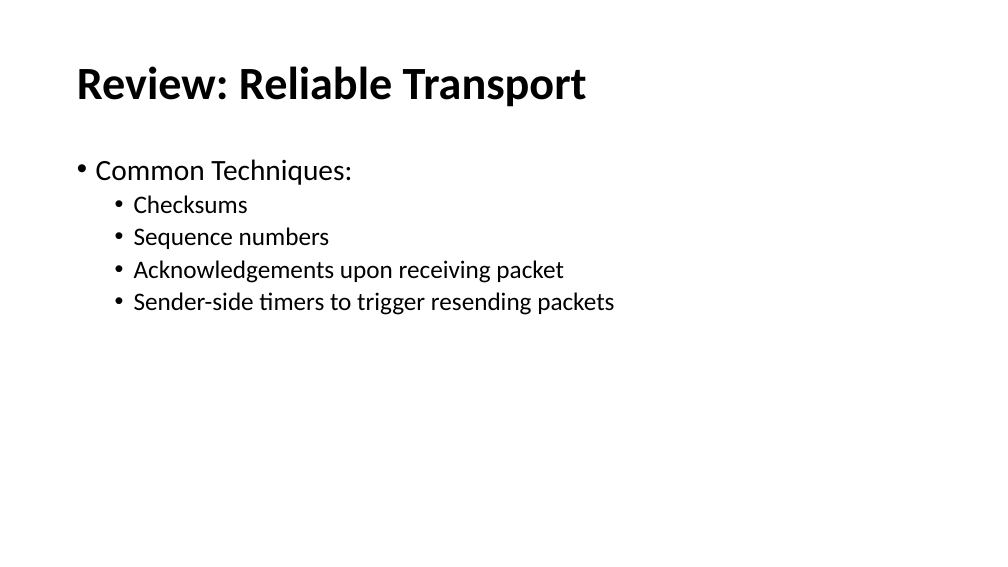
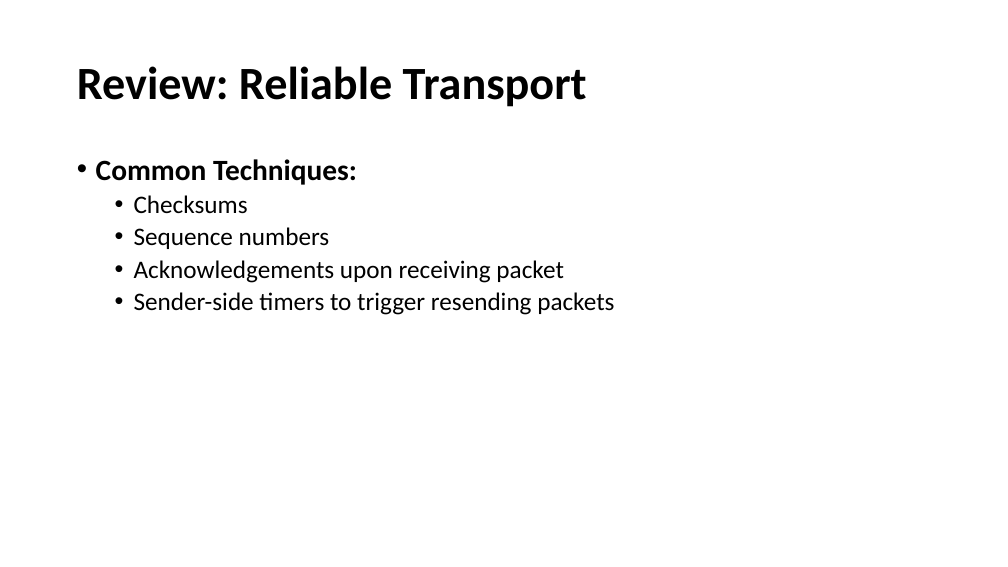
Before and after one commit to henryhxu/CSCI4430-ESTR4120, a slide deck: slide 12 of tutorial/T05/tut05.pptx. Drawn at 1008x567 pixels with LibreOffice and Linux fonts; fonts in the diff are those of the drawing. Boxes give left, top, right and bottom in pixels: in the first picture for what was removed or moved away, otherwise in the second. Text is boxed around its words. In the diff, an @@ line names an element or a change of style, - is before the commit and + after.

```diff
--- a/tutorial/T05/tut05.pptx
+++ b/tutorial/T05/tut05.pptx
@@ text at [96,159,357,185]: bold on in "Common Techniques:" @@
```
Also in this commit, not shown: 7 other slides changed, 3 other files.
